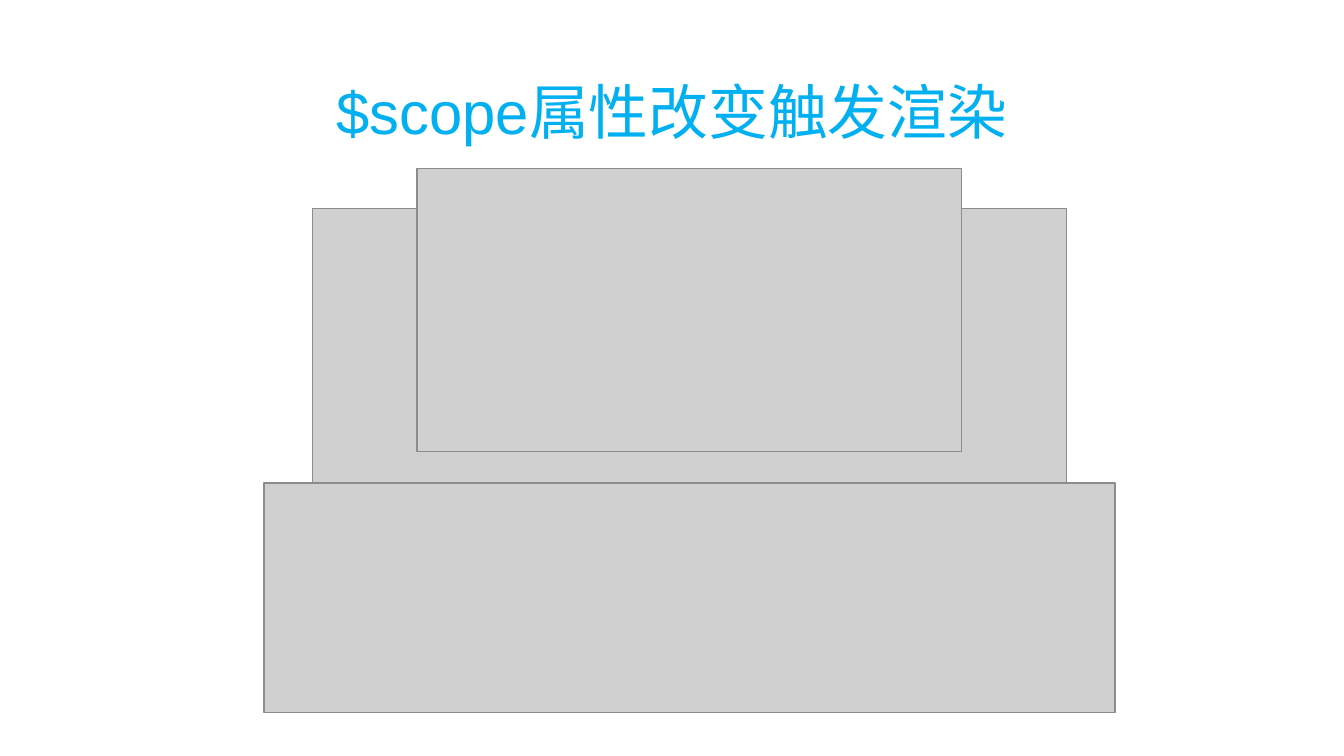
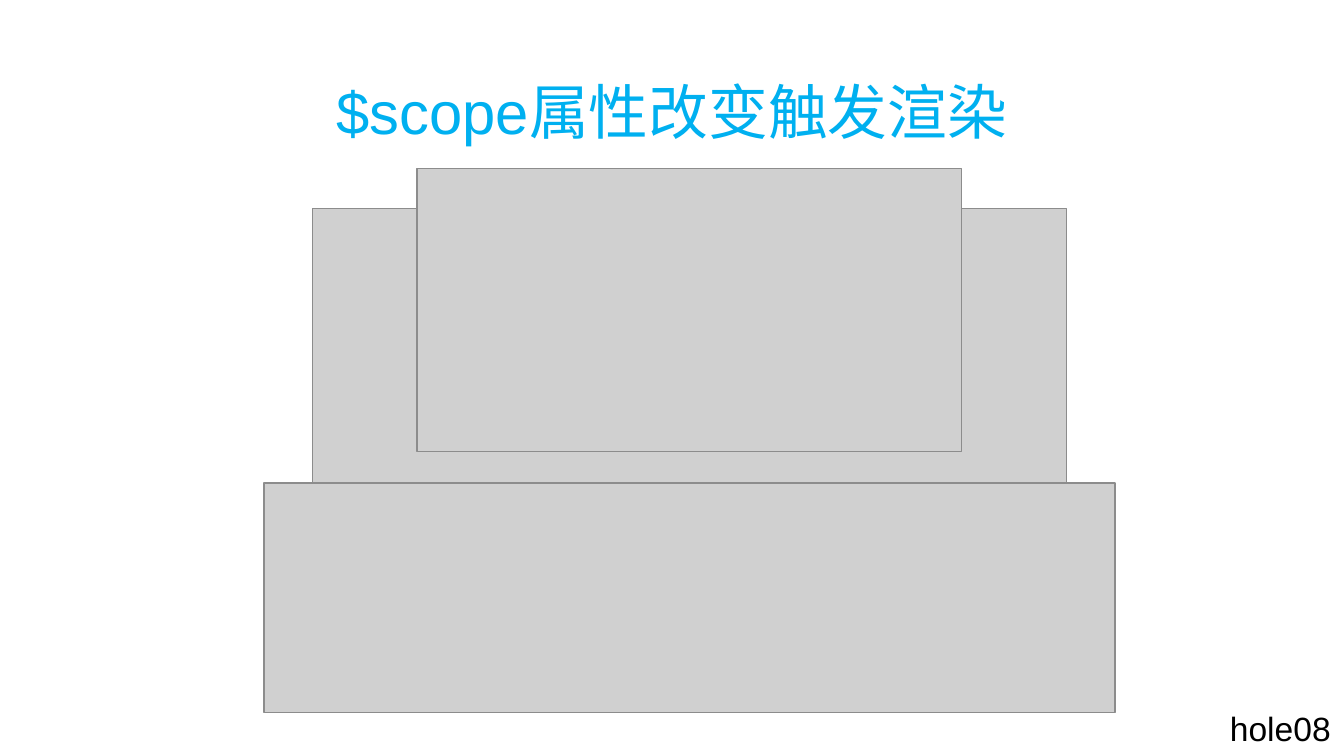
Before and after one commit to AlanZhang001/angularjs, a slide deck: slide 22 of angular-share/angular分享.ppt (slide 21 before the commit). Drawn at 1344x756 pixels with LibreOffice and Linux fonts; fonts in the diff are those of the drawing; grey boxes stand for pictures. Boxes give left, top, right and bottom in pixels: in the first picture for what was removed or moved away, otherwise in the second. Text is boxed around its words. In the diff, an @@ line names an element or a change of style, - is before the commit and + after.

```diff
--- a/angular-share/angular分享.ppt
+++ b/angular-share/angular分享.ppt
@@ text added at box(1230, 716, 1331, 742), 18 pt, text #000000 @@
+hole08
```
Also in this commit, not shown: 9 other slides changed, 1 slide added, 7 other files.
